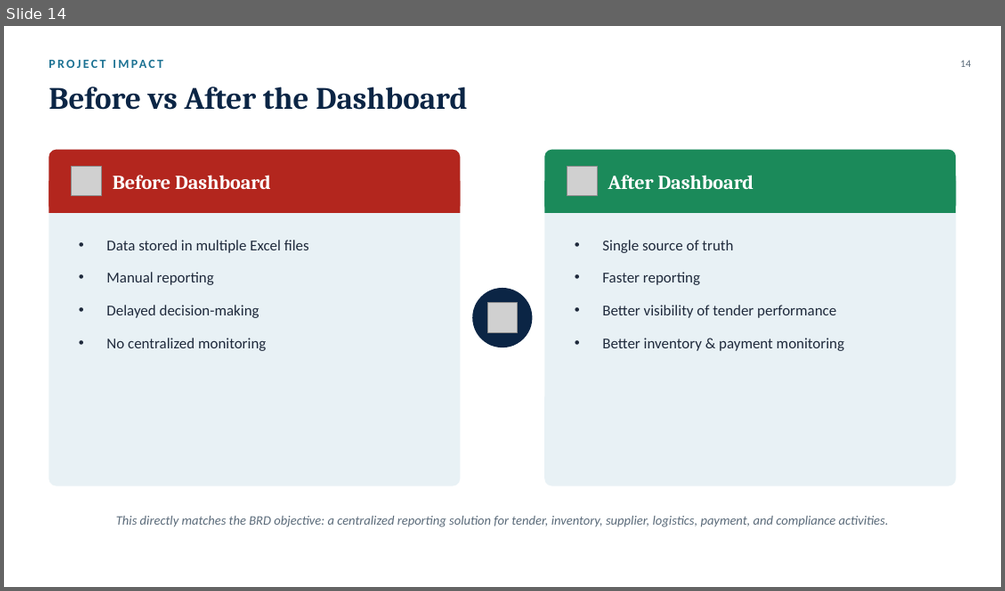
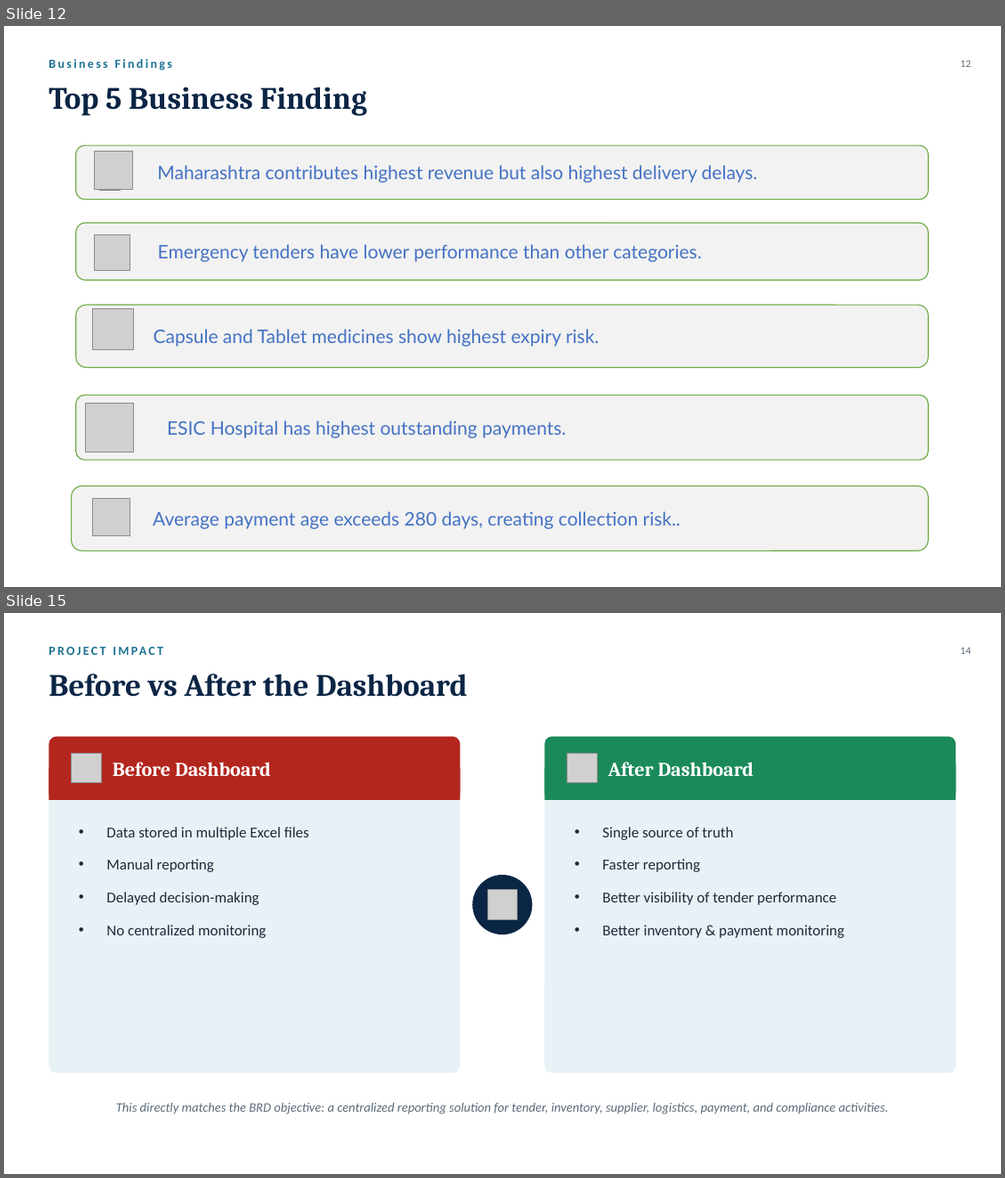
Before and after one commit to PratikKeniBA/Rahul_Pharma_BA_Project, a slide deck: Presentation/Rahul_Pharma_BA_Project_PPT 1.pptx. Shown one above the other, each under a label of ours: slide 14 before the commit, slides 12 and 15 after it; the slides between them are not shown. The pictures are 1005x591 and 1005x1178 pixels, drawn with LibreOffice and Linux fonts; fonts in the diff are those of the drawing; grey boxes stand for pictures. Boxes give left, top, right and bottom in pixels: in the first picture for what was removed or moved away, otherwise in the second. Text is boxed around its words. In the diff, an @@ line names an element or a change of style, - is before the commit and + after.

```diff
--- a/Presentation/Rahul_Pharma_BA_Project_PPT 1.pptx
+++ b/Presentation/Rahul_Pharma_BA_Project_PPT 1.pptx
@@ slide 12 added at <box>4,26,1001,587</box>, background #FFFFFF @@
@@ text added at <box>48,59,172,70</box>, 12 pt, text #1C7293, bold @@
+Business Findings
@@ text added at <box>960,60,971,67</box>, 10 pt, text #5B6B7A @@
+12
@@ text added at <box>48,87,367,116</box>, 30 pt, text #0B2545, bold @@
+Top 5 Business Finding
@@ rounded rectangle added at <box>76,145,928,200</box>, fill #F2F2F2, outline #70AD47 1 pt, 18 pt, text #4472C4 @@
+Maharashtra contributes highest revenue but also highest delivery delays.
@@ picture added at <box>94,151,133,190</box> @@
@@ picture added at <box>100,169,121,191</box> @@
@@ rounded rectangle added at <box>76,223,928,281</box>, fill #F2F2F2, outline #70AD47 1 pt, 18 pt, text #4472C4 @@
+Emergency tenders have lower performance than other categories.
@@ picture added at <box>94,234,129,271</box> @@
@@ rounded rectangle added at <box>76,305,928,368</box>, fill #F2F2F2, outline #70AD47 1 pt, 18 pt, text #4472C4 @@
+Capsule and Tablet medicines show highest expiry risk.
@@ picture added at <box>93,309,134,350</box> @@
@@ rounded rectangle added at <box>76,394,928,459</box>, fill #F2F2F2, outline #70AD47 1 pt, 18 pt, text #4472C4 @@
+ESIC Hospital has highest outstanding payments.
@@ picture added at <box>86,402,134,451</box> @@
@@ rounded rectangle added at <box>72,486,928,551</box>, fill #F2F2F2, outline #70AD47 1 pt, 18 pt, text #4472C4 @@
+Average payment age exceeds 280 days, creating collection risk..
@@ picture added at <box>92,498,129,535</box> @@
@@ what was slide 14 is now slide 15 @@
```
Also in this commit, not shown: 7 slides changed, 1 other slide added.
